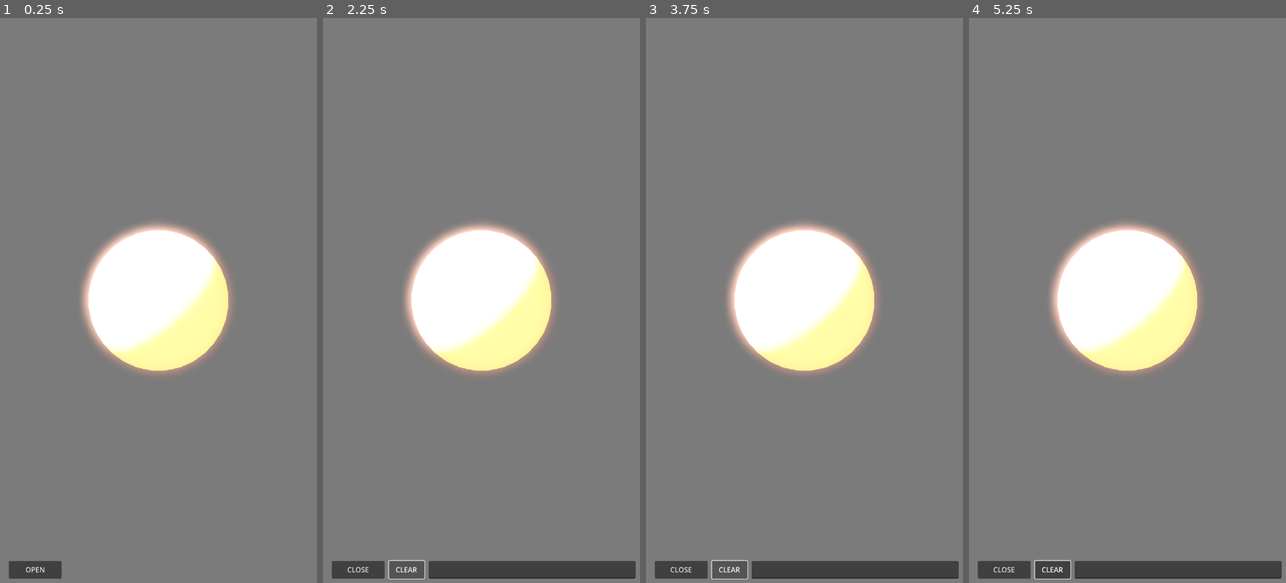
Above: before the commit, frames 1-4 (left to right).
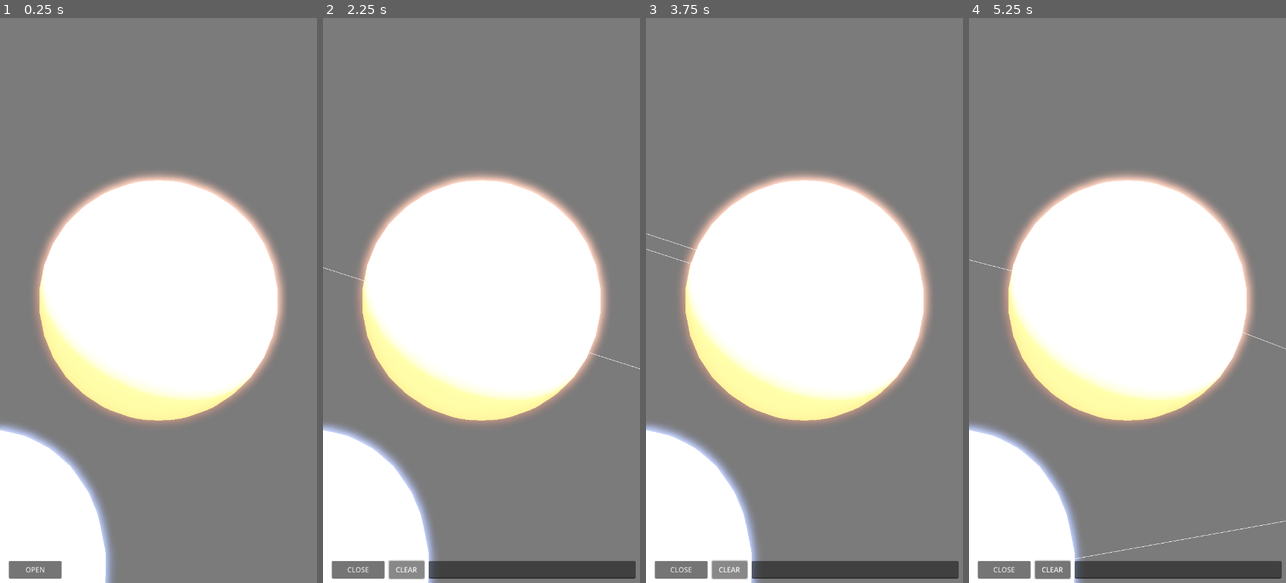
Above: after the commit, the same moments.

Repository: 0-5788719150923125/praxis
Game: Godot game, scene res://scenes/main.tscn
The game is run twice, just before and just after one commit, with the same random seed, the same clock (stepped at 60 frames per second) and the same inputs.
Inputs (mouse positions are in pixels of both pictures, inside the frame that each line leads up to):
- Up to frame 1 (0.25 s): no input
- Up to frame 2 (2.25 s): click "OPEN" at 0.5 s; click (532, 571) at 1.27 s; type "Alex" at 1.35 s; click "CLEAR" at 2 s
- Up to frame 3 (3.75 s): click "CLEAR" at 2.75 s; click "CLEAR" at 3.5 s
- Up to frame 4 (5.25 s): tap Enter at 4.25, 4.35 s; move the mouse to (1197, 272) at 4.27 s; click (1197, 272) at 4.42 s; tap Space at 5 s; drag from (1064, 328) to (1111, 413) at 5.02 s

The runs differ from the first frame. In frame 1, 30% of the frame differs, in the area x 0-90%, y 27-100%; in frame 2, 30%; in frame 3, 30%; in frame 4, 30%, in the area x 0-100%, y 27-100%.

Commit message:
add synapse firing

Diff:
--- a/axis/scenes/neural_network.tscn
+++ b/axis/scenes/neural_network.tscn
@@ -1,6 +1,7 @@
-[gd_scene load_steps=2 format=3 uid="uid://bgo7ackrcjpw3"]
+[gd_scene load_steps=3 format=3 uid="uid://bgo7ackrcjpw3"]
 
 [ext_resource type="Script" path="res://scripts/neural_network.gd" id="1_neural"]
+[ext_resource type="Script" path="res://scripts/synapse_manager.gd" id="2_synapse"]
 
 [node name="NeuralNetwork" type="Node3D"]
 script = ExtResource("1_neural")
@@ -15,3 +16,6 @@
 omni_range = 10.0
 
 [node name="Atoms" type="Node3D" parent="."]
+
+[node name="SynapseManager" type="Node3D" parent="."]
+script = ExtResource("2_synapse")
--- a/axis/scripts/atom.gd
+++ b/axis/scripts/atom.gd
@@ -7,9 +7,23 @@
 @onready var mesh_instance: MeshInstance3D = $MeshInstance3D
 @onready var material: StandardMaterial3D = mesh_instance.get_surface_override_material(0)
 
+# Signal for when the atom is selected/clicked
+signal atom_selected(atom: Node3D)
+
 func _ready() -> void:
-	# Initialize any starting properties
 	set_highlight(false)
+
+	# Create a duplicate of the material to prevent sharing
+	material = material.duplicate()
+	mesh_instance.set_surface_override_material(0, material)
+
+func _input_event(_camera: Node, event: InputEvent, _position: Vector3, _normal: Vector3, _shape_idx: int) -> void:
+	if event is InputEventMouseButton:
+		if event.button_index == MOUSE_BUTTON_LEFT and event.pressed:
+			emit_signal("atom_selected", self)
+	elif event is InputEventScreenTouch:
+		if event.pressed:
+			emit_signal("atom_selected", self)
 
 func set_highlight(enabled: bool) -> void:
 	is_highlighted = enabled
@@ -20,7 +34,6 @@
 	return $CollisionShape3D.shape.radius
 
 func set_radius(value: float) -> void:
-	# Update both visual and collision shapes
 	var mesh: SphereMesh = mesh_instance.mesh
 	mesh.radius = value
 	mesh.height = value * 2
--- a/axis/scripts/neural_network.gd
+++ b/axis/scripts/neural_network.gd
@@ -2,27 +2,117 @@
 
 var atom_scene = preload("res://scenes/atom.tscn")
 @onready var atoms_container = $Atoms
+@onready var camera = $"../Camera3D"
+@onready var synapse_manager = $SynapseManager
+
+const NUM_ATOMS = 7
+
+# Planetary scale constants
+const MIN_RADIUS = 0.3      # Smallest atom size
+const MAX_RADIUS = 1.2      # Largest atom size
+const CENTER_RADIUS = 0.9   # Size of central atom
+
+# Distance ranges (like planetary orbits)
+const INNER_ORBIT = Vector2(2.0, 4.0)     # Close atoms
+const MIDDLE_ORBIT = Vector2(6.0, 10.0)   # Medium distance atoms
+const OUTER_ORBIT = Vector2(15.0, 25.0)   # Far atoms
+
+# Minimum separation between atoms (scaled by their combined radii)
+const MIN_SEPARATION_FACTOR = 3.0
+
+var atoms: Array = []
 
 func _ready() -> void:
-	print("Neural Network initializing...")  # Debug print
+	print("Neural Network initializing...")
 
-	# Create initial central atom
-	var central_atom = atom_scene.instantiate()
-	atoms_container.add_child(central_atom)
+	# Create central atom
+	var central_atom = _create_atom(Vector3.ZERO)
+	central_atom.set_radius(CENTER_RADIUS)
+	central_atom.set_highlight(true)
+	atoms.append(central_atom)
 
-	# Set its position explicitly
-	central_atom.global_position = Vector3.ZERO
+	# Distribute remaining atoms across different orbits
+	var orbit_distributions = [
+		INNER_ORBIT,   # 2 atoms in inner orbit
+		INNER_ORBIT,
+		MIDDLE_ORBIT,  # 2 atoms in middle orbit
+		MIDDLE_ORBIT,
+		OUTER_ORBIT,   # 2 atoms in outer orbit
+		OUTER_ORBIT
+	]
 
-	# Make it slightly larger and highlighted
-	central_atom.set_radius(0.75)
-	central_atom.set_highlight(true)
+	# Create surrounding atoms
+	for orbit_range in orbit_distributions:
+		var position = _get_random_position_in_orbit(orbit_range)
+		var atom = _create_atom(position)
 
-	print("Central atom created at: ", central_atom.global_position)  # Debug print
+		# Randomize size based on distance (further atoms can be larger)
+		var distance_factor = position.length() / OUTER_ORBIT.y  # 0 to 1 based on distance
+		var size_variation = randf_range(-0.2, 0.2)  # Add some randomness
+		var radius = lerp(MIN_RADIUS, MAX_RADIUS, distance_factor + size_variation)
+		atom.set_radius(radius)
 
-func _process(_delta: float) -> void:
-	pass
+		atoms.append(atom)
 
-func add_atom(position: Vector3) -> void:
-	var new_atom = atom_scene.instantiate()
-	atoms_container.add_child(new_atom)
-	new_atom.global_position = position
+	# Set camera focus to central atom
+	if camera:
+		camera.set_focus_target(atoms[0])
+		# Adjust camera's zoom limits based on our scale
+		camera.min_zoom = INNER_ORBIT.x * 0.5  # Close enough to see inner atoms
+		camera.max_zoom = OUTER_ORBIT.y * 1.2   # Far enough to see outer atoms
+		camera.initial_distance = MIDDLE_ORBIT.x # Start at middle distance
+
+	# Initialize synapse manager with our atoms
+	synapse_manager.initialize(atoms)
+
+	print("Neural network initialized with ", atoms.size(), " atoms")
+
+func _create_atom(position: Vector3) -> Node3D:
+	var atom = atom_scene.instantiate()
+	atoms_container.add_child(atom)
+	atom.global_position = position
+	return atom
+
+func _get_random_position_in_orbit(orbit_range: Vector2) -> Vector3:
+	var max_attempts = 50
+	var attempts = 0
+
+	while attempts < max_attempts:
+		# Generate random spherical coordinates
+		var phi = randf() * TAU                    # Random angle around Y axis
+		var theta = acos(randf_range(-1.0, 1.0))   # Random angle from Y axis
+		var distance = randf_range(orbit_range.x, orbit_range.y)
+
+		# Convert to Cartesian coordinates
+		var pos = Vector3(
+			distance * sin(theta) * cos(phi),
+			distance * cos(theta),
+			distance * sin(theta) * sin(phi)
+		)
+
+		# Check if position is valid
+		if _is_position_valid(pos):
+			return pos
+
+		attempts += 1
+
+	# Fallback: Return a position on the orbit's middle radius
+	var fallback_distance = (orbit_range.x + orbit_range.y) * 0.5
+	return Vector3(fallback_distance, 0, 0)
+
+func _is_position_valid(pos: Vector3) -> bool:
+	for atom in atoms:
+		var min_distance = (atom.get_radius() + MIN_RADIUS) * MIN_SEPARATION_FACTOR
+		if atom.global_position.distance_to(pos) < min_distance:
+			return false
+	return true
+
+# Optional: Add method to handle atom selection
+func _on_atom_selected(atom: Node3D) -> void:
+	# Unhighlight all atoms
+	for a in atoms:
+		a.set_highlight(false)
+
+	# Highlight and focus the selected atom
+	atom.set_highlight(true)
+	camera.set_focus_target(atom)
--- a/axis/scripts/orbital_camera.gd
+++ b/axis/scripts/orbital_camera.gd
@@ -5,14 +5,14 @@
 @export var max_zoom := 10.0
 @export var zoom_speed := 0.5
 @export var initial_distance := 4.0
-@export var touch_zoom_sensitivity := 0.01  # Adjust this to control pinch zoom speed
+@export var touch_zoom_sensitivity := 0.01
 
-var orbit_point := Vector3.ZERO
 var camera_distance: float
-var polar_angle: float
-var azimuth_angle: float
+var rotation_quaternion: Quaternion
+var up_vector := Vector3.UP
 var is_orbiting := false
 var touch_start_position := Vector2.ZERO
+var focus_target: Node3D = null
 
 # Touch zoom variables
 var touch_points := {}
@@ -20,11 +20,17 @@
 var is_zooming := false
 
 func _ready() -> void:
-	# Initialize camera position
 	camera_distance = initial_distance
-	polar_angle = 0.0  # Vertical angle
-	azimuth_angle = 0.0  # Horizontal angle
+	rotation_quaternion = Quaternion.IDENTITY
 	_update_camera_position()
+
+func set_focus_target(target: Node3D) -> void:
+	focus_target = target
+	_update_camera_position()
+
+func _process(_delta: float) -> void:
+	if focus_target:
+		_update_camera_position()
 
 func _input(event: InputEvent) -> void:
 	# Handle desktop zoom
@@ -41,9 +47,8 @@
 		if event.pressed:
 			touch_points[event.index] = event.position
 			if touch_points.size() == 2:
-				# Two fingers touching - start zoom
 				is_zooming = true
-				is_orbiting = false  # Stop orbiting while zooming
+				is_orbiting = false
 				previous_touch_distance = _get_touch_distance()
 		else:
 			touch_points.erase(event.index)
@@ -64,14 +69,8 @@
 			elif !is_zooming and touch_points.size() == 1:
 				# Handle single finger orbit
 				if is_orbiting:
-					var delta = event.position - touch_start_position
+					_handle_rotation(event.position - touch_start_position)
 					touch_start_position = event.position
-
-					azimuth_angle += delta.x * orbit_speed * 0.01
-					polar_angle += delta.y * orbit_speed * 0.01
-					polar_angle = clamp(polar_angle, -PI/2 + 0.1, PI/2 - 0.1)
-
-					_update_camera_position()
 					get_viewport().set_input_as_handled()
 
 	# Handle single touch for orbiting
@@ -89,15 +88,21 @@
 				touch_start_position = event.position
 				get_viewport().set_input_as_handled()
 	elif event is InputEventMouseMotion and is_orbiting:
-		var delta = event.position - touch_start_position
+		_handle_rotation(event.position - touch_start_position)
 		touch_start_position = event.position
+		get_viewport().set_input_as_handled()
 
-		azimuth_angle += delta.x * orbit_speed * 0.01
-		polar_angle += delta.y * orbit_speed * 0.01
-		polar_angle = clamp(polar_angle, -PI/2 + 0.1, PI/2 - 0.1)
+func _handle_rotation(delta: Vector2) -> void:
+	# Convert screen delta to rotation angles
+	var horizontal_rotation = Quaternion(up_vector, -delta.x * orbit_speed * 0.01)
 
-		_update_camera_position()
-		get_viewport().set_input_as_handled()
+	# Create rotation around the right vector (for vertical rotation)
+	var right_vector = rotation_quaternion * Vector3.RIGHT
+	var vertical_rotation = Quaternion(right_vector, -delta.y * orbit_speed * 0.01)
+
+	# Apply rotations
+	rotation_quaternion = horizontal_rotation * rotation_quaternion * vertical_rotation
+	rotation_quaternion = rotation_quaternion.normalized()  # Prevent accumulated errors
 
 func _zoom_camera(zoom_delta: float) -> void:
 	camera_distance = clamp(camera_distance + zoom_delta, min_zoom, max_zoom)
@@ -110,11 +115,14 @@
 	return points[0].distance_to(points[1])
 
 func _update_camera_position() -> void:
-	# Convert spherical coordinates to Cartesian
-	var x = camera_distance * cos(polar_angle) * cos(azimuth_angle)
-	var y = camera_distance * sin(polar_angle)
-	var z = camera_distance * cos(polar_angle) * sin(azimuth_angle)
+	var target_pos = focus_target.global_position if focus_target else Vector3.ZERO
 
-	# Update camera position and look at center
-	position = Vector3(x, y, z)
-	look_at(orbit_point)
+	# Start with the base offset
+	var offset = Vector3(0, 0, camera_distance)
+
+	# Apply rotation
+	offset = rotation_quaternion * offset
+
+	# Set camera position and look at target
+	position = target_pos + offset
+	look_at(target_pos, up_vector)
--- /dev/null
+++ b/axis/scripts/synapse_manager.gd
@@ -0,0 +1,84 @@
+extends Node3D
+
+# Line properties
+const LINE_COLOR = Color.WHITE
+const LINE_WIDTH = 2.0
+
+# Timing properties
+const MIN_INTERVAL = 0.5
+const MAX_INTERVAL = 3.0
+const NUM_CONNECTIONS = 3
+
+var next_update_time: float = 0.0
+var current_lines: Array[MeshInstance3D] = []
+var atoms: Array = []  # Removed strict typing since we need mixed Node types
+
+func _ready() -> void:
+	_schedule_next_update()
+
+func initialize(atom_list: Array) -> void:  # Removed strict typing
+	atoms = atom_list
+
+func _process(_delta: float) -> void:
+	if Time.get_unix_time_from_system() >= next_update_time:
+		_update_connections()
+		_schedule_next_update()
+
+func _schedule_next_update() -> void:
+	var interval = randf_range(MIN_INTERVAL, MAX_INTERVAL)
+	next_update_time = Time.get_unix_time_from_system() + interval
+
+func _update_connections() -> void:
+	# Clear existing lines
+	for line in current_lines:
+		line.queue_free()
+	current_lines.clear()
+
+	# Create new random connections
+	for i in range(NUM_CONNECTIONS):
+		if atoms.size() < 2:  # Safety check
+			return
+
+		# Get two random atoms
+		var from_atom = atoms.pick_random()
+		var to_atom = atoms.pick_random()
+
+		# Ensure we don't connect an atom to itself
+		while to_atom == from_atom:
+			to_atom = atoms.pick_random()
+
+		_create_line(from_atom.global_position, to_atom.global_position)
+
+func _create_line(start_pos: Vector3, end_pos: Vector3) -> void:
+	var mesh_instance = MeshInstance3D.new()
+	add_child(mesh_instance)
+
+	# Create the line mesh
+	var mesh = ImmediateMesh.new()
+	mesh_instance.mesh = mesh
+
+	# Create the material
+	var material = StandardMaterial3D.new()
+	material.shading_mode = BaseMaterial3D.SHADING_MODE_UNSHADED
+	material.albedo_color = LINE_COLOR
+	material.vertex_color_use_as_albedo = true
+	material.transparency = BaseMaterial3D.TRANSPARENCY_ALPHA
+
+	# Enable double-sided rendering and disable depth testing
+	material.cull_mode = BaseMaterial3D.CULL_DISABLED
+	material.depth_draw_mode = BaseMaterial3D.DEPTH_DRAW_ALWAYS
+	material.render_priority = 1
+
+	mesh_instance.material_override = material
+
+	# Draw the line
+	mesh.clear_surfaces()
+	mesh.surface_begin(Mesh.PRIMITIVE_LINES)
+
+	# Add vertices for the line
+	mesh.surface_add_vertex(start_pos)
+	mesh.surface_add_vertex(end_pos)
+
+	mesh.surface_end()
+
+	current_lines.append(mesh_instance)
